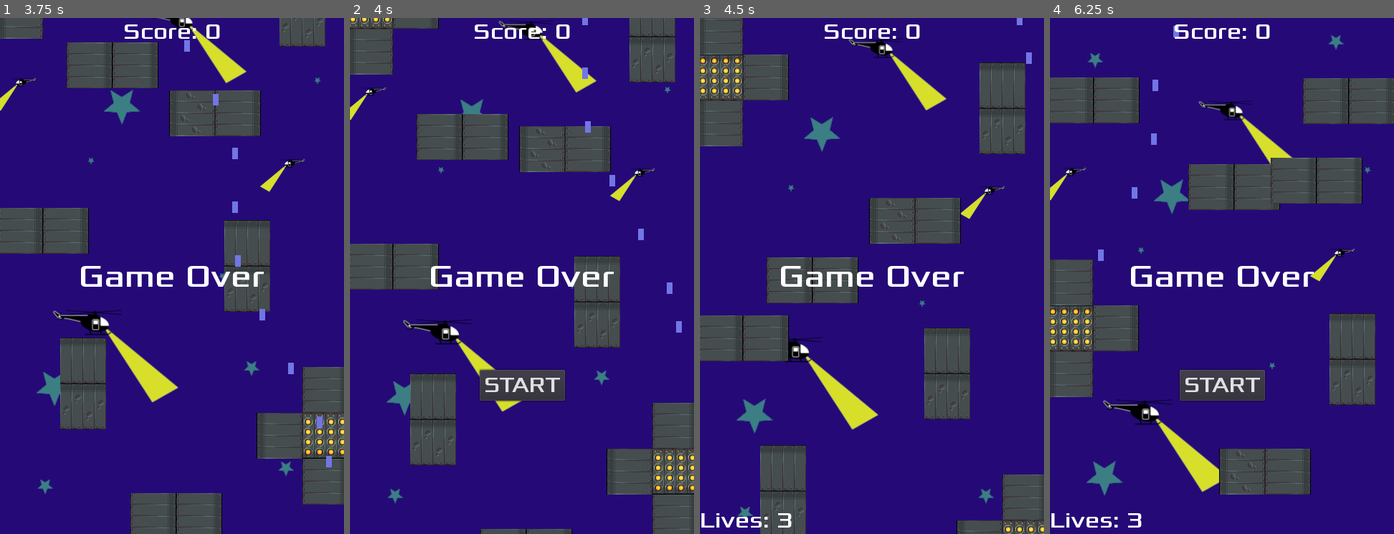
Above: before the commit, frames 1-4 (left to right).
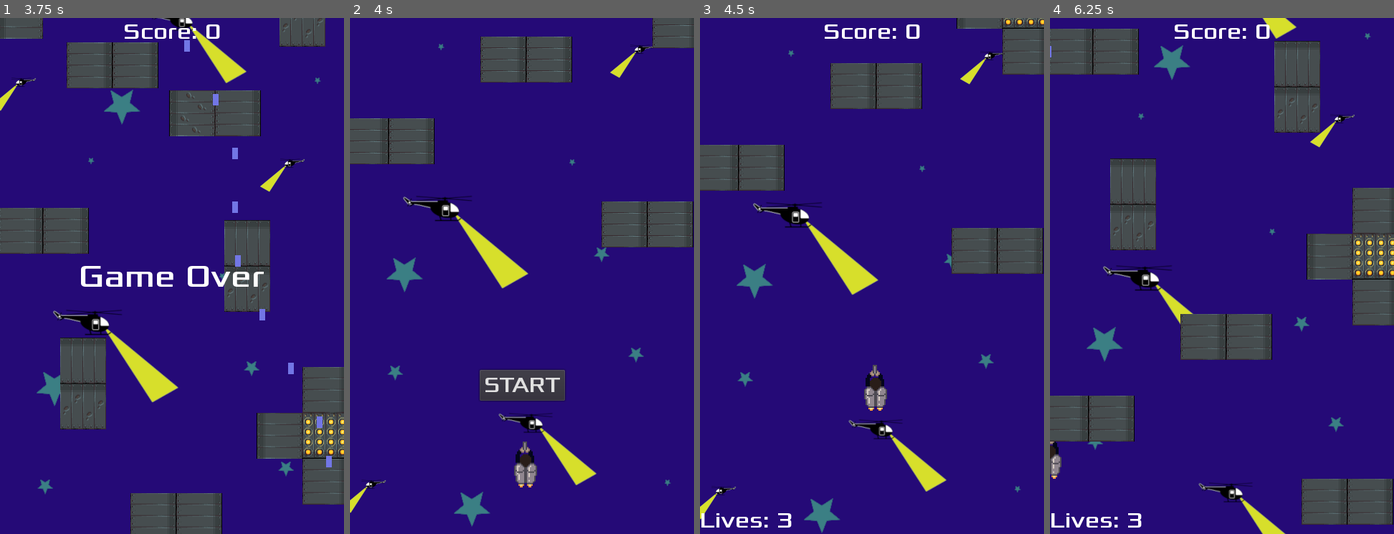
Above: after the commit, the same moments.

Repository: Harrison-Winters/Jet-Pack-Escape
Game: Godot game, scene res://Stage1.tscn
The game is run twice, just before and just after one commit, with the same random seed, the same clock (stepped at 60 frames per second) and the same inputs.
Inputs:
- Up to frame 1 (3.75 s): click "START" at 0.5 s; hold Right (ui_right) 1.28-2.03 s; hold Z (shoot) 1.28-2.03 s; hold Down (ui_down) 2.03-2.78 s; tap Z (shoot) at 2.1, 3.6 s; hold Right (ui_right) 2.78-3.53 s; hold Z (shoot) 2.78-3.53 s; hold Up (ui_up) from 3.53 s (still down)
- Up to frame 2 (4 s): keep holding Up (ui_up)
- Up to frame 3 (4.5 s): release Up (ui_up) at 4.25 s; click "START" at 4.25 s
- Up to frame 4 (6.25 s): hold Z (shoot) 5.03-5.78 s; hold Left (ui_left) from 5.03 s (still down); tap Z (shoot) at 5.85 s

Frame 1 is identical in both runs. In frame 2, 32% of the frame differs, in the area x 0-100%, y 0-100%; in frame 3, 34%; in frame 4, 42%.

Commit message:
Final End Game Fix

Diff:
--- a/Jetpack Escape/HUD.gd
+++ b/Jetpack Escape/HUD.gd
@@ -34,5 +34,5 @@
 	$WinText.show()
 	$RestartPauseTimer.start()
 	yield($RestartPauseTimer, "timeout")
-	$StartButton.show()
+#	$StartButton.show()
 	emit_signal("restart_game")
--- a/Jetpack Escape/Part1.tscn
+++ b/Jetpack Escape/Part1.tscn
@@ -100,7 +100,7 @@
 position = Vector2( 661, -2631 )
 
 [node name="WinArea" parent="." groups=["ObstaclesPart1"] instance=ExtResource( 4 )]
-position = Vector2( 416, -11198 )
+position = Vector2( 303, -11363 )
 collision_layer = 1025
 collision_mask = 1025
 
--- a/Jetpack Escape/Stage1.tscn
+++ b/Jetpack Escape/Stage1.tscn
@@ -74,5 +74,6 @@
 stretch_mode = 2
 script = ExtResource( 8 )
 
+[connection signal="restart_game" from="HUD" to="." method="_on_HUD_restart_game"]
 [connection signal="start_game" from="HUD" to="TextureRect" method="_on_HUD_start_game"]
 [connection signal="win" from="Part1" to="HUD" method="_on_Part1_win"]
